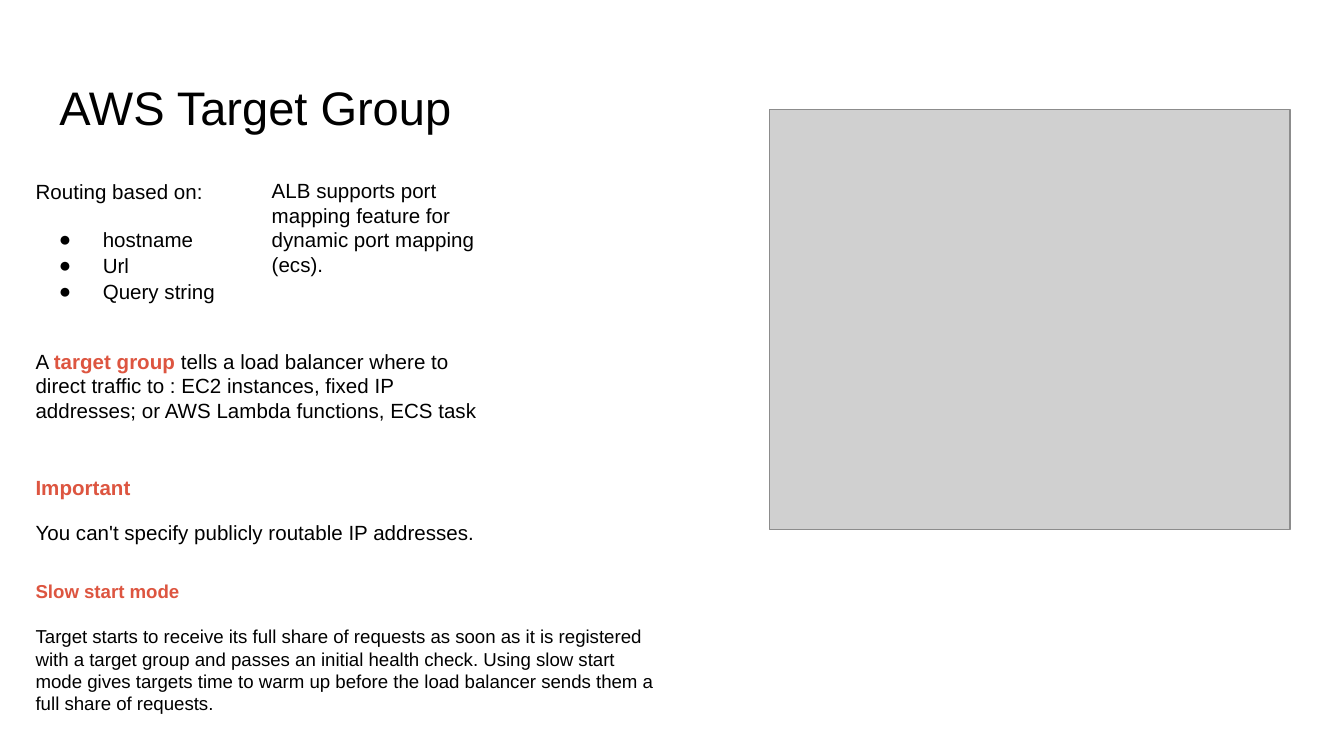
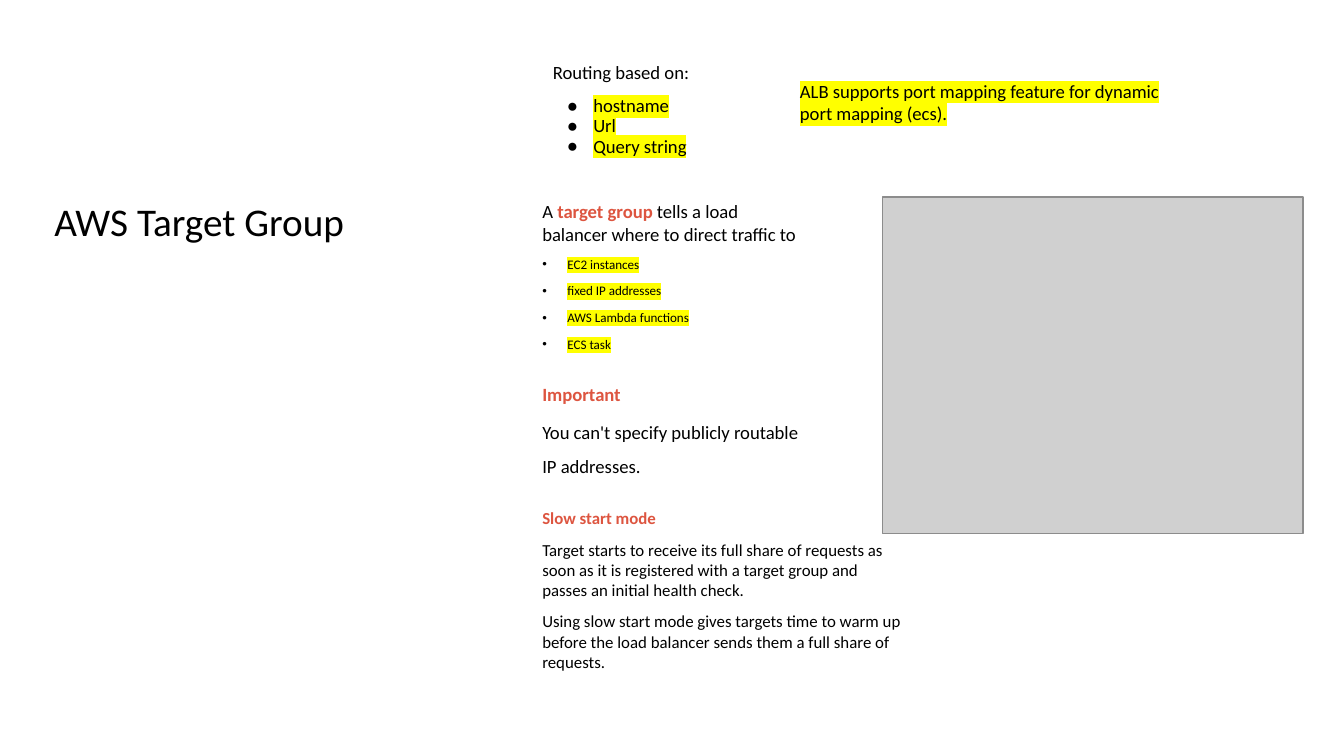
Before and after one commit to IlyaChakun/aws-iba-courses, a slide deck: slide 10 of lecture-materials/Compute/3-elb-asg/ELB.pptx (slide 11 before the commit). Drawn at 1344x756 pixels with LibreOffice and Linux fonts; fonts in the diff are those of the drawing; grey boxes stand for pictures. Boxes give left, top, right and bottom in pixels: in the first picture for what was removed or moved away, otherwise in the second. Text is boxed around its words. In the diff, an @@ line names an element or a change of style, - is before the commit and + after.

```diff
--- a/lecture-materials/Compute/3-elb-asg/ELB.pptx
+++ b/lecture-materials/Compute/3-elb-asg/ELB.pptx
@@ text "Routing based on:": place and size @@
-text "Routing based on:" at box(36, 184, 214, 304)
+text "Routing based on:" at box(553, 66, 689, 158)
@@ text "Routing based on:" at box(553, 66, 689, 158): size 11 to 10 pt, font Arial to Calibri; highlight none to #FFFF00 in "hostname", "Url", "Query string"; line spacing 1.05 to 0.9; indent changed; less space between paragraphs @@
@@ text "ALB supports port mapping feature ...": place and size @@
-text "ALB supports port mapping feature ..." at box(272, 184, 474, 277)
+text "ALB supports port mapping feature ..." at box(800, 85, 1159, 123)
@@ text "ALB supports port mapping feature ..." at box(800, 85, 1159, 123): size 11 to 10 pt, font Arial to Calibri, highlight none to #FFFF00; more space between paragraphs @@
@@ title "AWS Target Group": place and size @@
-title "AWS Target Group" at box(59, 92, 452, 134)
+title "AWS Target Group" at box(54, 210, 344, 243)
@@ title "AWS Target Group" at box(54, 210, 344, 243): size 25.2 to 21 pt, font Arial to Calibri; line spacing 1 to 0.9; vertical alignment top to bottom @@
@@ text at box(542, 205, 796, 349): text changed; size 11 to 7 pt; font Arial to Calibri @@
-A target group tells a load balancer where to direct traffic to : EC2 instances, fixed IP addresses; or AWS Lambda functions, ECS task
+A target group tells a load balancer where to direct traffic to
+• EC2 instances
+• fixed IP addresses
+• AWS Lambda functions
+• ECS task
@@ picture: place and size @@
-picture at box(770, 109, 1290, 530)
+picture at box(883, 198, 1304, 535)
@@ text "Important": place and size @@
-text "Important" at box(36, 481, 474, 545)
+text "Important" at box(542, 389, 798, 473)
@@ text "Important" at box(542, 389, 798, 473): size 11 to 10 pt, font Arial to Calibri; less space between paragraphs @@
@@ text "Slow start mode": place and size @@
-text "Slow start mode" at box(36, 584, 653, 714)
+text "Slow start mode" at box(542, 512, 901, 671)
@@ text at box(542, 512, 656, 524): size 10 to 9 pt, font Arial to Calibri in "Slow start mode"; more space between paragraphs @@
@@ text at box(542, 544, 901, 671): text changed; size 10 to 9 pt; font Arial to Calibri @@
-Target starts to receive its full share of requests as soon as it is registered with a target group and passes an initial health check. Using slow start mode gives targets time to warm up before the load balancer sends them a full share of requests.
+Target starts to receive its full share of requests as soon as it is registered with a target group and passes an initial health check.
+Using slow start mode gives targets time to warm up before the load balancer sends them a full share of requests.
```
Also in this commit, not shown: 14 other slides changed, 1 slide added, 2 slides removed, 29 other files.
